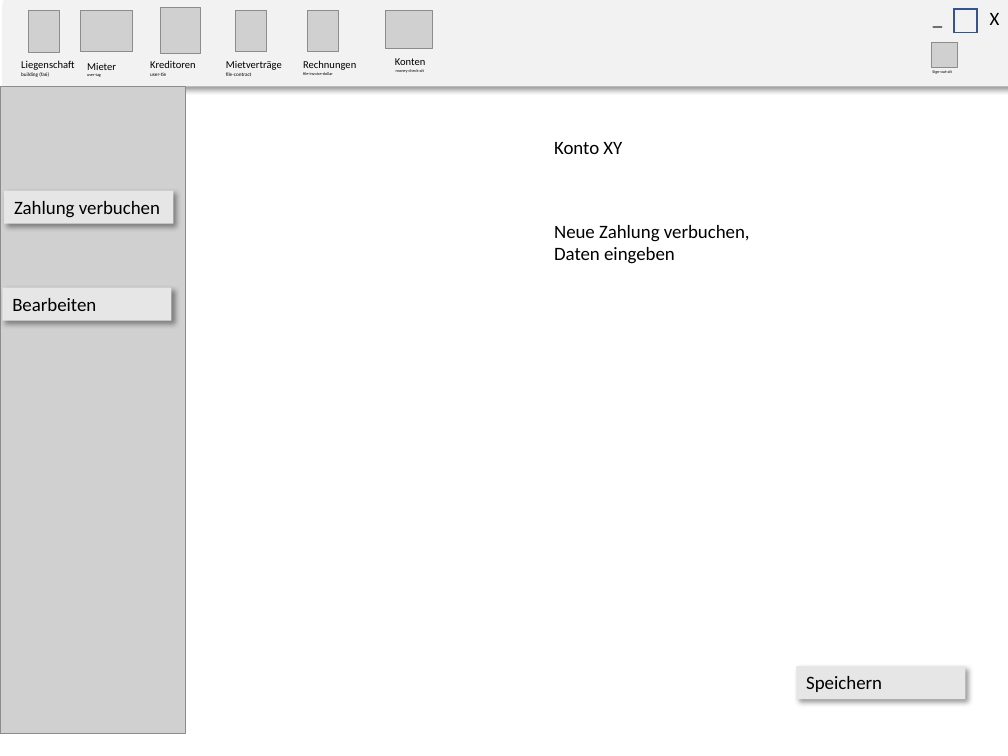
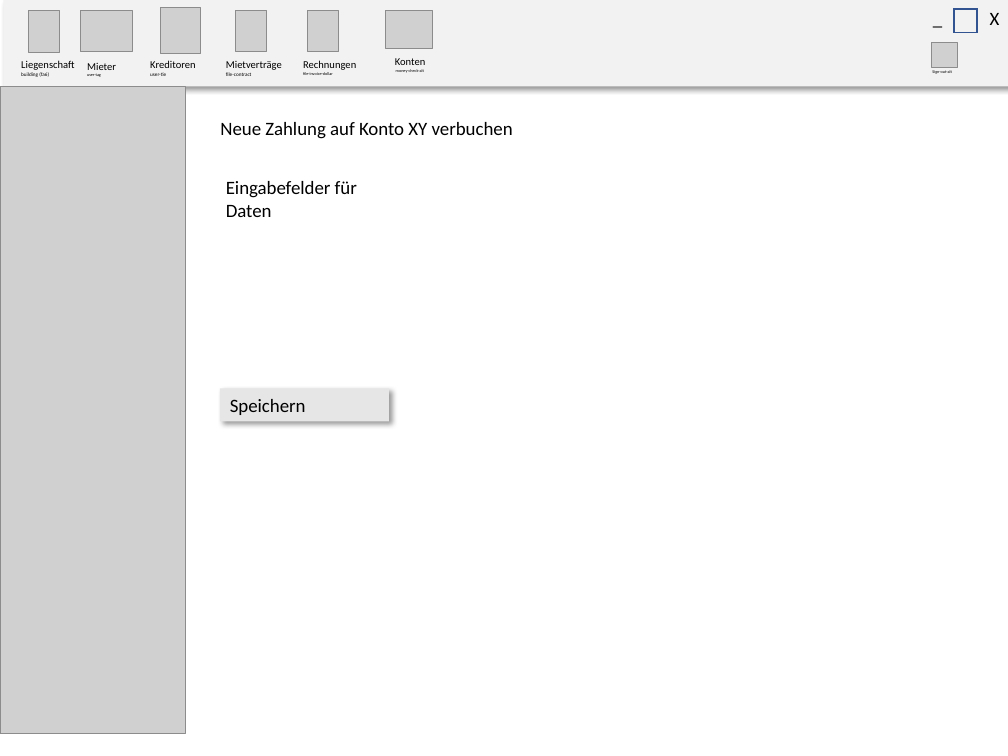
Before and after one commit to sirtheta/ImmoGlobal_Semesterarbeit, a slide deck: slide 12 of docs/GUI-Design.pptx (slide 11 before the commit). Drawn at 1008x756 pixels with LibreOffice and Linux fonts; fonts in the diff are those of the drawing; grey boxes stand for pictures. Boxes give left, top, right and bottom in pixels: in the first picture for what was removed or moved away, otherwise in the second. Text is boxed around its words. In the diff, an @@ line names an element or a change of style, - is before the commit and + after.

```diff
--- a/docs/GUI-Design.pptx
+++ b/docs/GUI-Design.pptx
@@ text at (x1=220, y1=122, x2=513, y2=139): text changed @@
-Konto XY
+Neue Zahlung auf Konto XY verbuchen
@@ rectangle removed at (x1=4, y1=191, x2=173, y2=224) @@
-Zahlung verbuchen
@@ text at (x1=226, y1=181, x2=357, y2=217): text changed @@
-Neue Zahlung verbuchen, Daten eingeben
+Eingabefelder für
+Daten
@@ rectangle removed at (x1=2, y1=287, x2=171, y2=321) @@
-Bearbeiten
@@ rectangle "Speichern" moved from (x1=796, y1=666, x2=966, y2=700) to (x1=220, y1=388, x2=389, y2=421) @@
```
Also in this commit, not shown: 7 other slides changed, 1 slide added, 42 other files.
